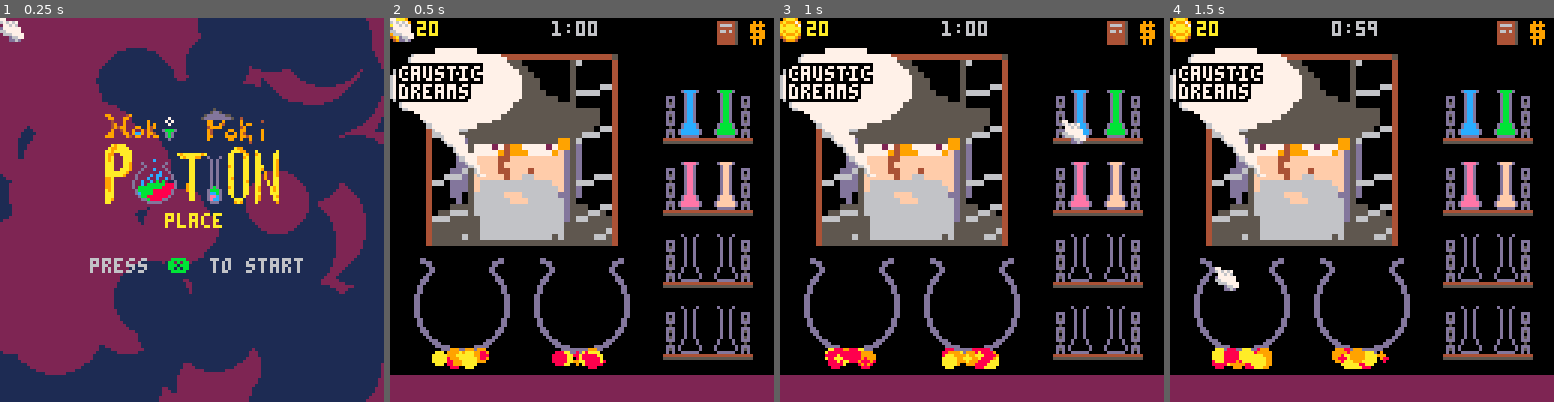
Above: before the commit, frames 1-4 (left to right).
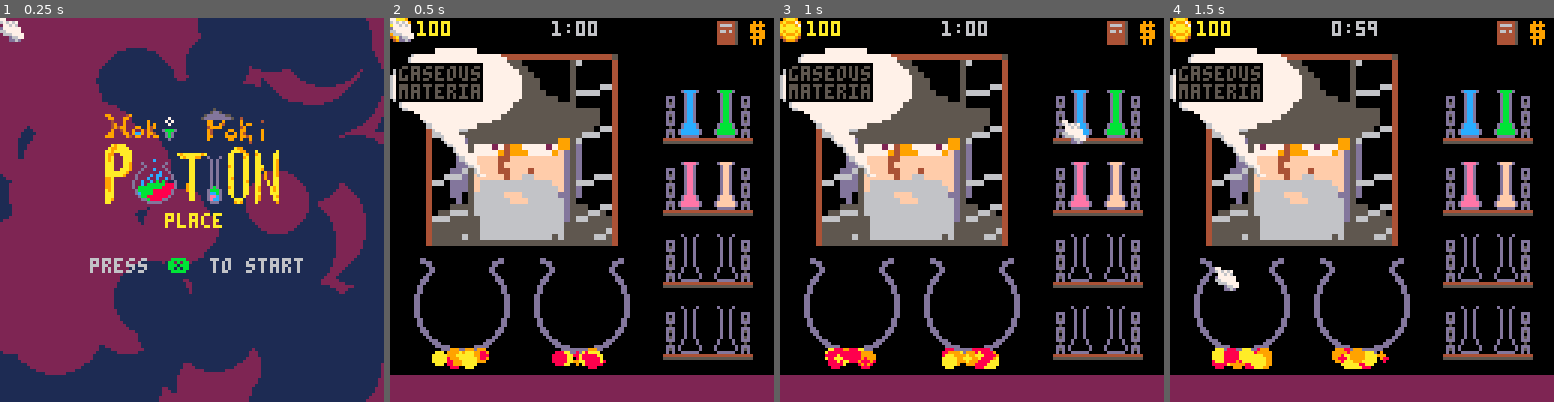
Above: after the commit, the same moments.

Repository: andbalch/cs4730_team_game
Game: PICO-8 cartridge potion.p8
Same seed, same stepped clock (60 frames per second), same inputs: the game is played once before the commit and once after it.
Inputs (mouse positions are in pixels of both pictures, inside the frame that each line leads up to):
- Up to frame 1 (0.25 s): no input
- Up to frame 2 (0.5 s): tap X (X key) at 0.33 s
- Up to frame 3 (1 s): click (1060, 121) at 0.67 s
- Up to frame 4 (1.5 s): tap X (X key) at 1.07 s; click (1216, 267) at 1.22 s

Frame 1 is identical in both runs. In frame 2, 1.3% of the frame differs, in the area x 2-25%, y 0-22%; in frame 3, 1.3%; in frame 4, 1.3%.

Commit message:
Set params for demo

Diff:
--- a/game.lua
+++ b/game.lua
@@ -51,7 +51,7 @@
 	"wyrmwood oil",
 }
 
-pot_lim = #potions
+pot_lim = #potions - 4
 time_lim = 60
 time_penalty = 0.10
 -- Modify this to change how fast the timer counts down (greater -> faster)!
@@ -70,7 +70,7 @@
 -- Sets up variables for a game.
 function setup_game()
     -- Game variables.
-    gold=20
+    gold=100
     holding=nil
 	cust=gen_cust()
 
